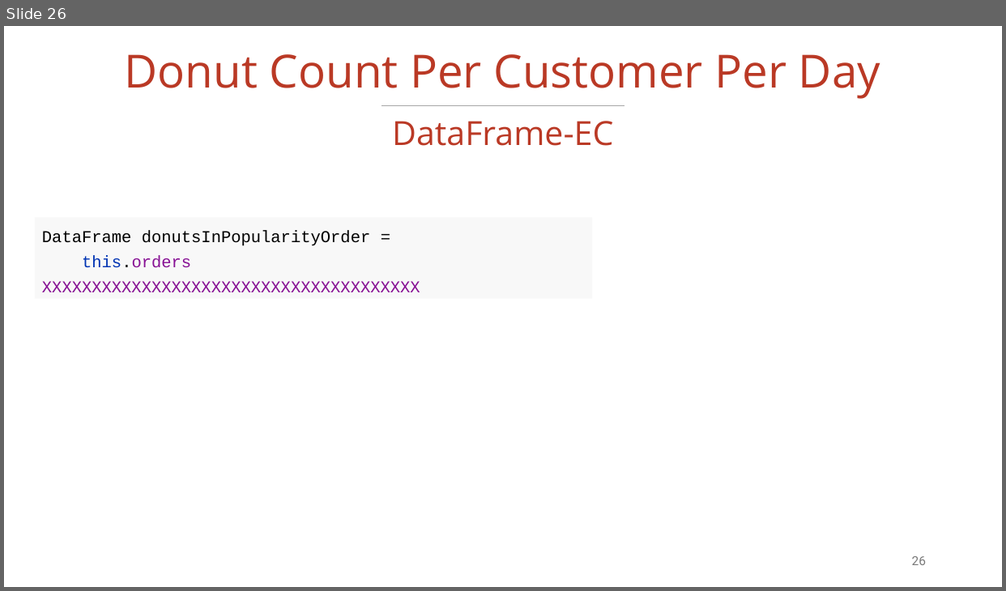
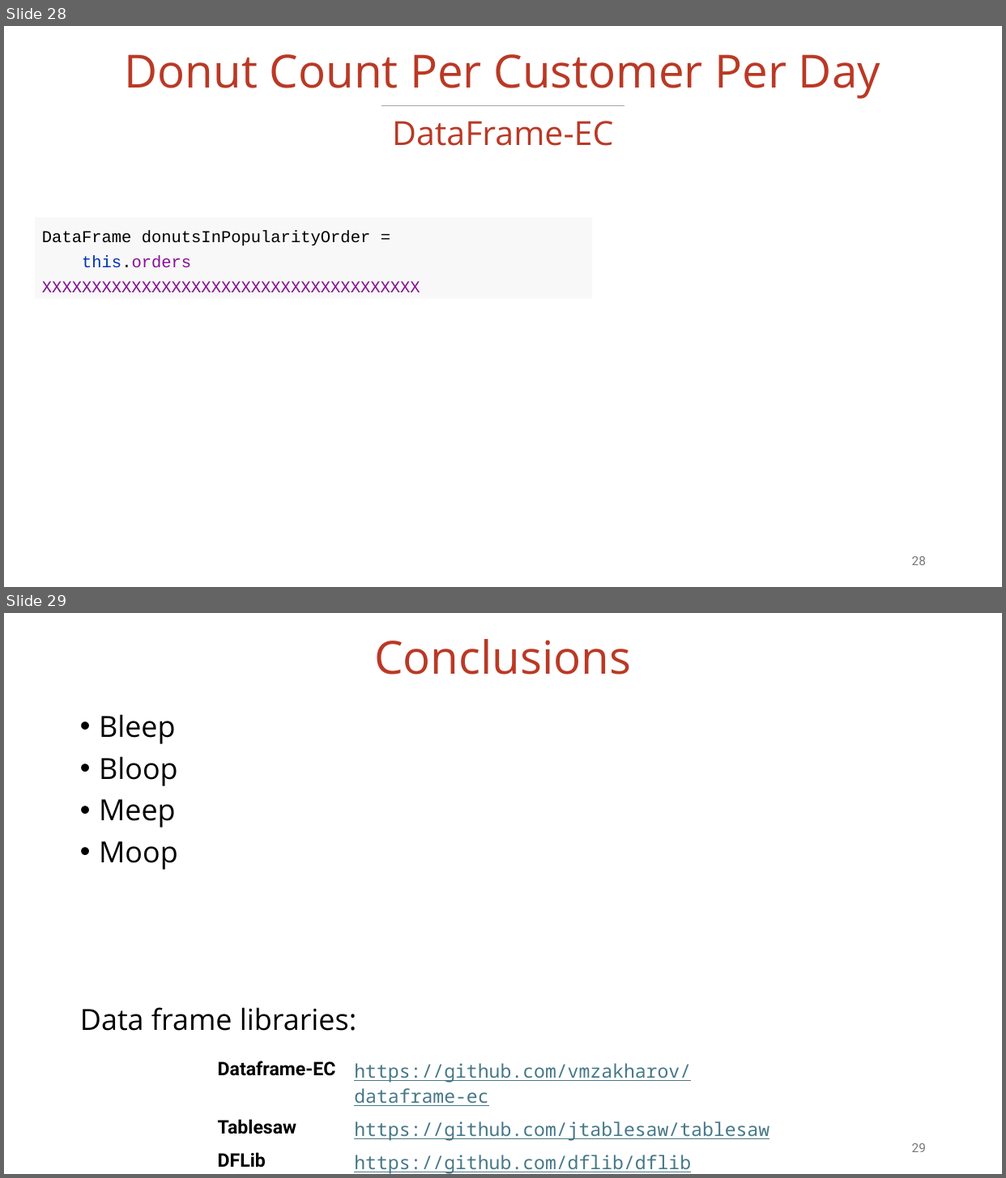
Before and after one commit to vmzakharov/missing-dataframe-talk, a slide deck: presentation/Missing_Dataframe_Short.pptx. Shown one above the other, each under a label of ours: slide 26 before the commit, slides 28 and 29 after it. The pictures are 1006x591 and 1006x1178 pixels, drawn with LibreOffice and Linux fonts; fonts in the diff are those of the drawing. Boxes give left, top, right and bottom in pixels: in the first picture for what was removed or moved away, otherwise in the second. Text is boxed around its words. In the diff, an @@ line names an element or a change of style, - is before the commit and + after.

```diff
--- a/presentation/Missing_Dataframe_Short.pptx
+++ b/presentation/Missing_Dataframe_Short.pptx
@@ slide 29 added at (4, 613, 1002, 1174), background #FFFFFF @@
@@ title added at (374, 639, 631, 675), 44 pt, text #BA3925 @@
+Conclusions
@@ text added at (80, 714, 356, 1031), 28 pt, text #000000 @@
+• Bleep
+• Bloop
+• Meep
+• Moop
+Data frame libraries:
@@ table added at (210, 1054, 796, 1174), 3 rows, 2 columns @@
+Dataframe-EC | https://github.com/vmzakharov/dataframe-ec
+Tablesaw | https://github.com/jtablesaw/tablesaw
+DFLib | https://github.com/dflib/dflib
@@ page number added at (912, 1144, 926, 1152), 12 pt, text #797979 @@
+29
@@ what was slide 26 is now slide 28 @@
@@ page number at (912, 557, 926, 565): text changed @@
-26
+28
```
Also in this commit, not shown: 7 slides changed, 4 other slides added, 2 slides removed, 3 other files.
